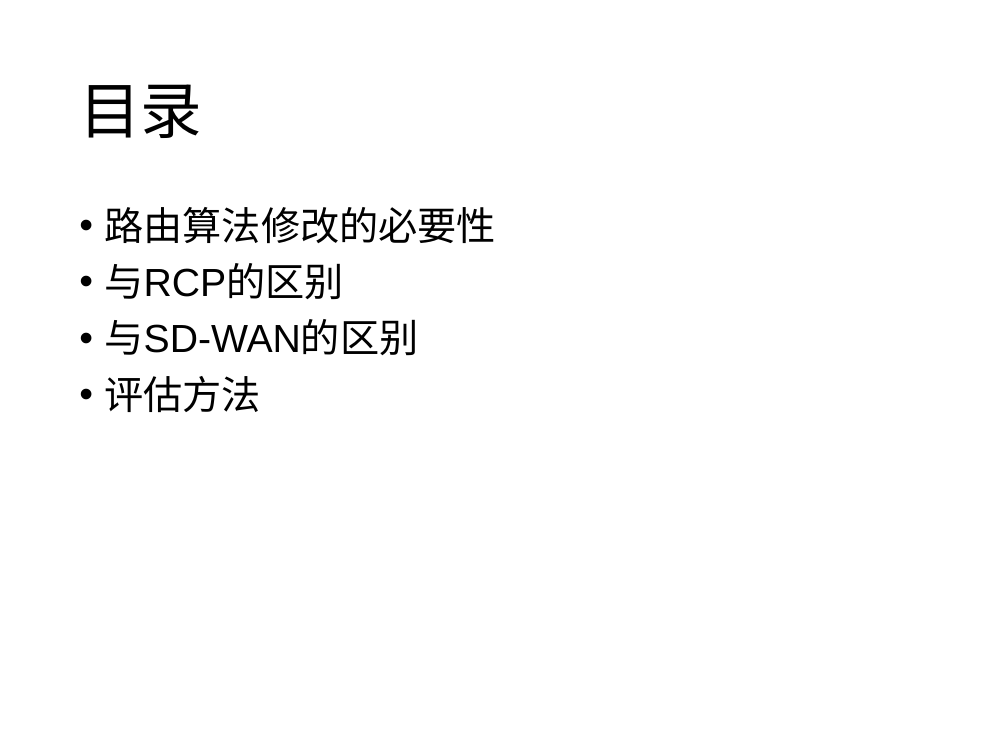
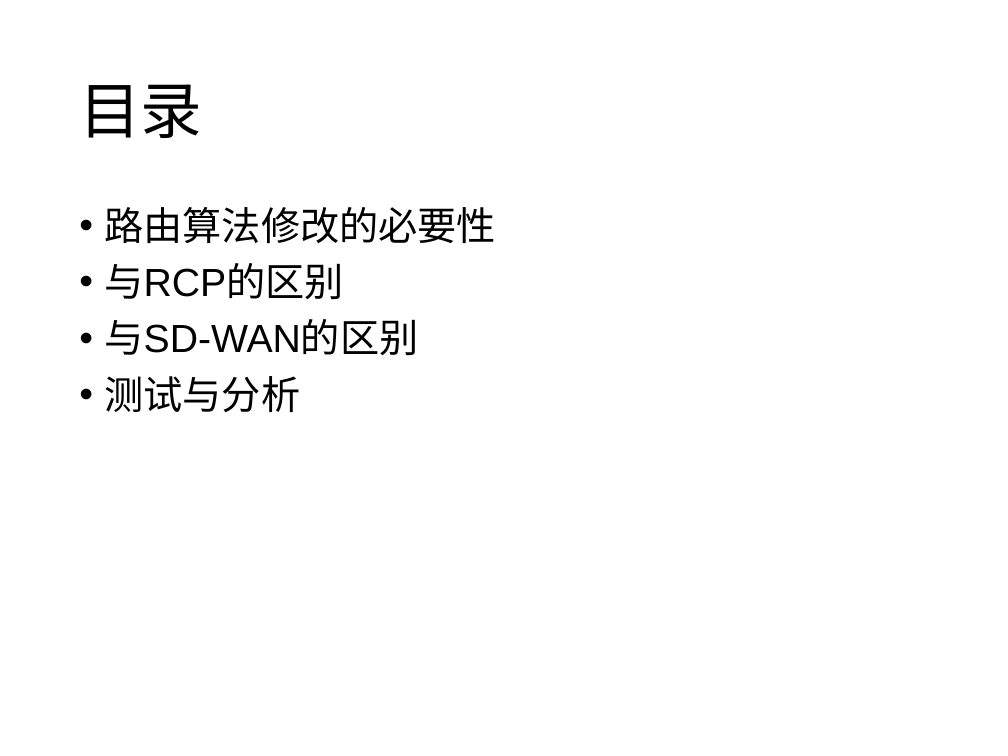
Before and after one commit to wangqing93/ibgp_exp, a slide deck: slide 2 of doc/毕设阶段讨论4.pptx. Drawn at 1008x756 pixels with LibreOffice and Linux fonts; fonts in the diff are those of the drawing. Boxes give left, top, right and bottom in pixels: in the first picture for what was removed or moved away, otherwise in the second. Text is boxed around its words. In the diff, an @@ line names an element or a change of style, - is before the commit and + after.

```diff
--- a/doc/毕设阶段讨论4.pptx
+++ b/doc/毕设阶段讨论4.pptx
@@ text at (105, 376, 301, 412): text changed @@
-• 评估方法
+• 测试与分析
```
Also in this commit, not shown: 8 other slides changed, 5 slides added, 2 slides removed.
